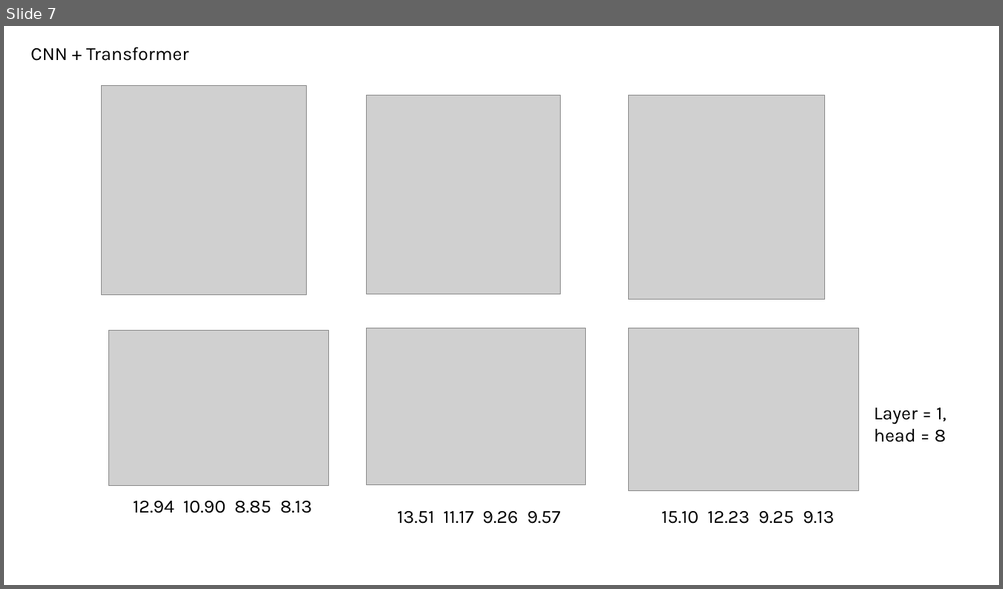
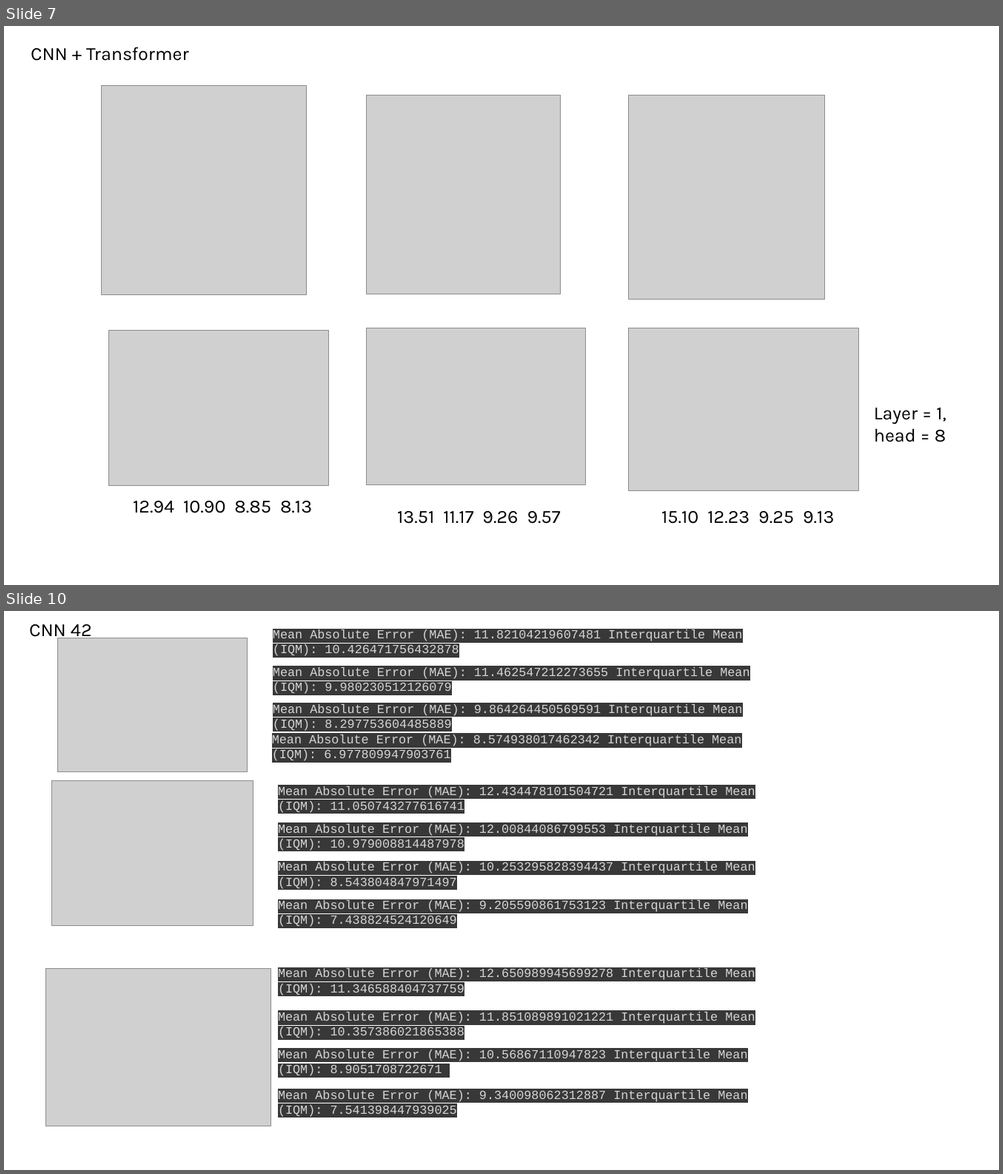
Before and after one commit to brianshih95/Intraoperative-Hypotension-Prediction, a slide deck: result.pptx. Shown one above the other, each under a label of ours: slide 7 before the commit, slides 7 and 10 after it; the slides between them are not shown. The pictures are 1003x589 and 1003x1174 pixels, drawn with LibreOffice and Linux fonts; fonts in the diff are those of the drawing; grey boxes stand for pictures. Boxes give left, top, right and bottom in pixels: in the first picture for what was removed or moved away, otherwise in the second. Text is boxed around its words. In the diff, an @@ line names an element or a change of style, - is before the commit and + after.

```diff
--- a/result.pptx
+++ b/result.pptx
@@ slide 10 added at [4,611,999,1170], background #FFFFFF @@
@@ text added at [29,624,92,641], 18 pt, text #000000 @@
+CNN 42
@@ text added at [273,629,742,656], 12 pt, text #D5D5D5 @@
+Mean Absolute Error (MAE): 11.82104219607481 Interquartile Mean (IQM): 10.426471756432878
@@ picture added at [58,638,247,772] @@
@@ text added at [273,667,749,694], 12 pt, text #D5D5D5 @@
+Mean Absolute Error (MAE): 11.462547212273655 Interquartile Mean (IQM): 9.980230512126079
@@ text added at [273,704,742,731], 12 pt, text #D5D5D5 @@
+Mean Absolute Error (MAE): 9.864264450569591 Interquartile Mean (IQM): 8.297753604485889
@@ text added at [272,735,741,761], 12 pt, text #D5D5D5 @@
+Mean Absolute Error (MAE): 8.574938017462342 Interquartile Mean (IQM): 6.977809947903761
@@ picture added at [52,781,253,925] @@
@@ text added at [278,786,754,813], 12 pt, text #D5D5D5 @@
+Mean Absolute Error (MAE): 12.434478101504721 Interquartile Mean (IQM): 11.050743277616741
@@ text added at [278,824,747,851], 12 pt, text #D5D5D5 @@
+Mean Absolute Error (MAE): 12.00844086799553 Interquartile Mean (IQM): 10.979008814487978
@@ text added at [278,862,754,889], 12 pt, text #D5D5D5 @@
+Mean Absolute Error (MAE): 10.253295828394437 Interquartile Mean (IQM): 8.543804847971497
@@ text added at [278,900,747,927], 12 pt, text #D5D5D5 @@
+Mean Absolute Error (MAE): 9.205590861753123 Interquartile Mean (IQM): 7.438824524120649
@@ picture added at [45,969,270,1127] @@
@@ text added at [278,968,754,996], 12 pt, text #D5D5D5 @@
+Mean Absolute Error (MAE): 12.650989945699278 Interquartile Mean (IQM): 11.346588404737759
@@ text added at [278,1012,754,1039], 12 pt, text #D5D5D5 @@
+Mean Absolute Error (MAE): 11.851089891021221 Interquartile Mean (IQM): 10.357386021865388
@@ text added at [278,1050,747,1076], 12 pt, text #D5D5D5 @@
+Mean Absolute Error (MAE): 10.56867110947823 Interquartile Mean (IQM): 8.9051708722671
@@ text added at [278,1091,747,1117], 12 pt, text #D5D5D5 @@
+Mean Absolute Error (MAE): 9.340098062312887 Interquartile Mean (IQM): 7.541398447939025
```
Also in this commit, not shown: 10 other slides added, 3 other files.
